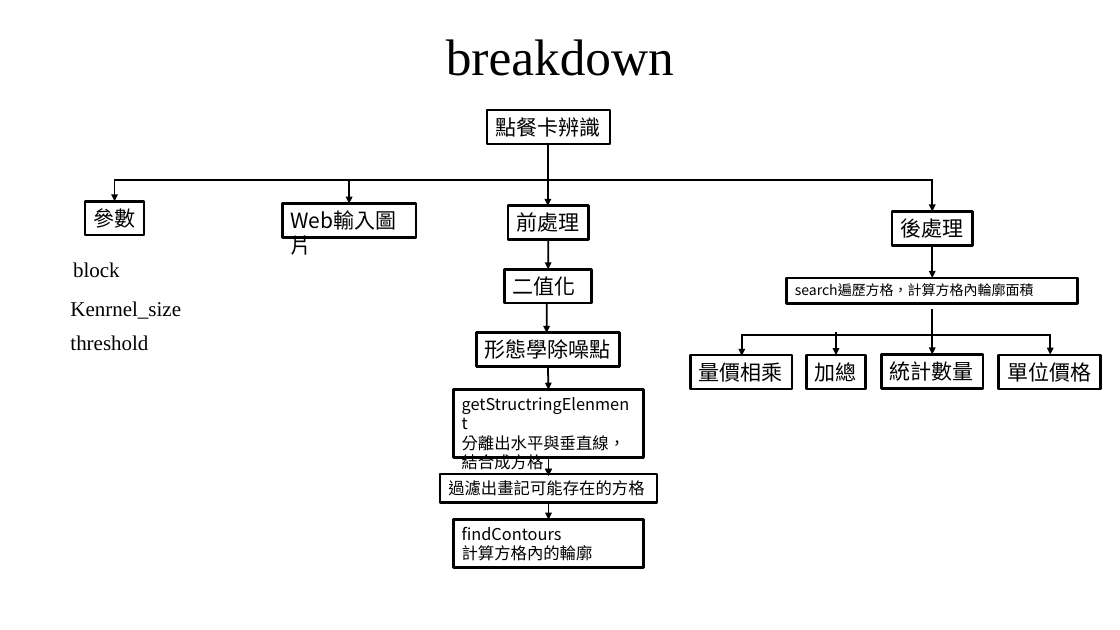
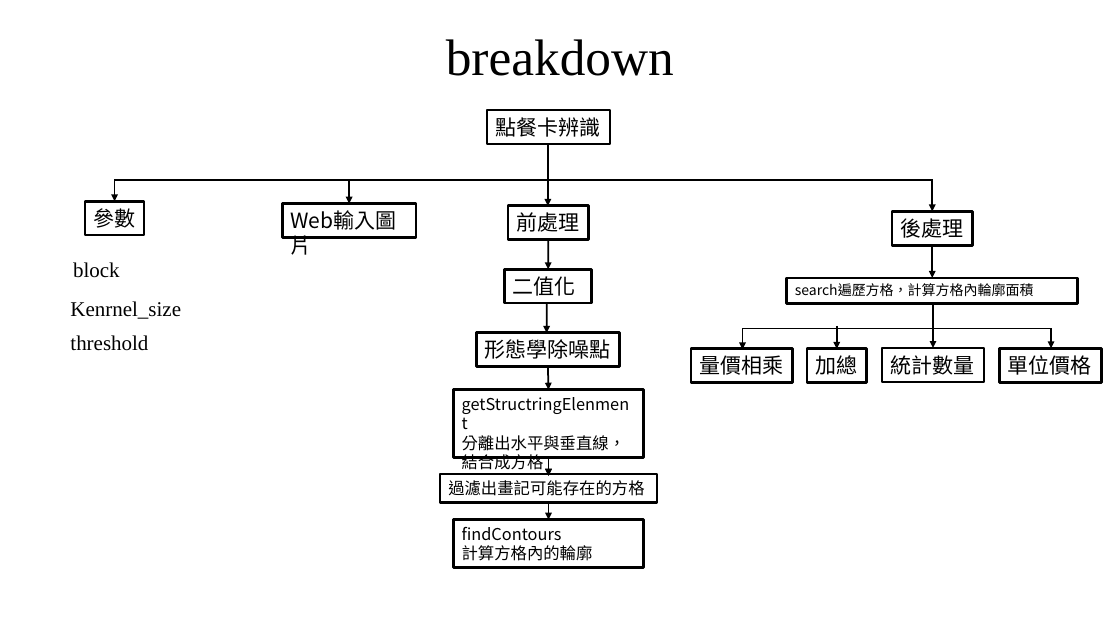
Before and after one commit to austin9328/Embedded_system, a slide deck: slide 3 of final_project/影像辨識 final_project.pptx. Drawn at 1120x630 pixels with LibreOffice and Linux fonts; fonts in the diff are those of the drawing. Boxes give left, top, right and bottom in pixels: in the first picture for what was removed or moved away, otherwise in the second. Text is boxed around its words. In the diff, an @@ line names an element or a change of style, - is before the commit and + after.

```diff
--- a/final_project/影像辨識 final_project.pptx
+++ b/final_project/影像辨識 final_project.pptx
@@ 4 rectangles, 2 arrows, 1 elbow double arrow: place and size @@
-4 rectangles, 2 arrows, 1 elbow double arrow at [691, 309, 1101, 389]
+4 rectangles, 2 arrows, 1 elbow double arrow at [691, 302, 1102, 382]
```
